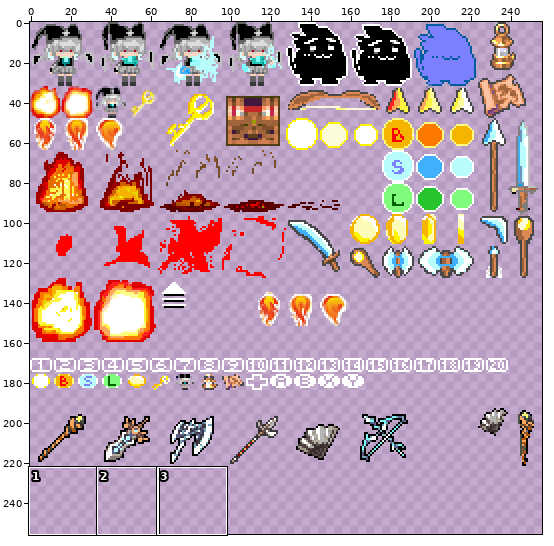
Sprite sheet, stored at content/asset/pict/cha.png. Above: a wide view before the commit, with the close-up outlined.
Close-up. Before the commit:
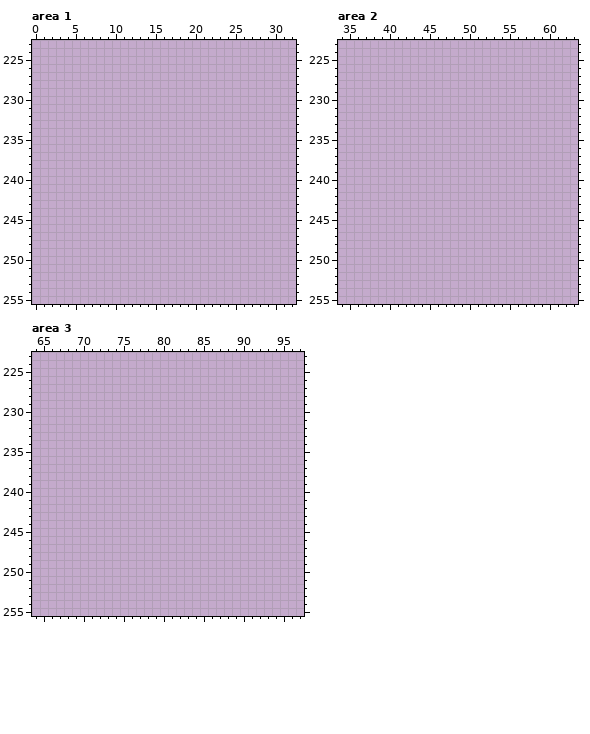
The file is 256x256 pixels. Pixels under 10% opacity are left out. Colours within 5 levels of each other are drawn and written as one. Shown: area 1: x 0..32, y 223..255; area 2: x 34..63, y 223..255; area 3: x 64..97, y 223..255. The commit also changed other parts of the picture, which this record leaves out.
Palette (. is transparent): 
And afterwards:
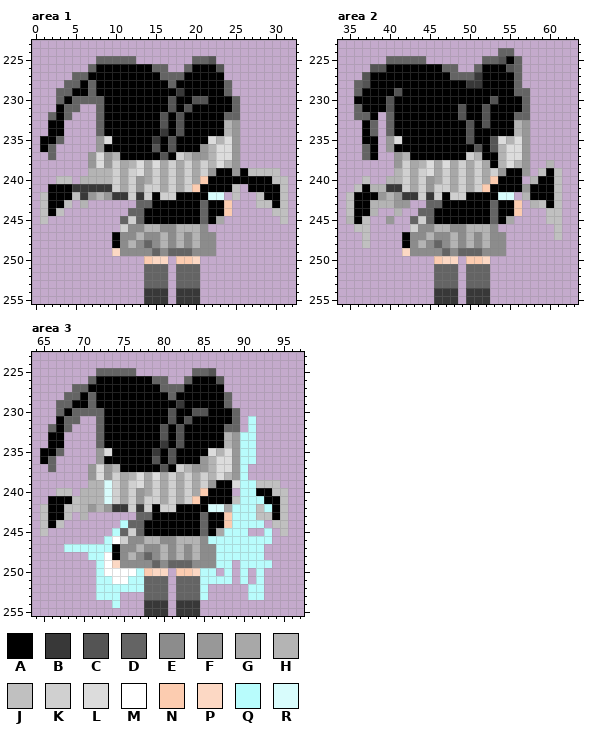
Colours new in this view: A #000000  B #383838  C #545454  D #646464  E #8c8c8c  F #989898  G #a8a8a8  H #b4b4b4  J #c0c0c0  K #d0d0d0  L #dcdcdc  M #ffffff  N #fcccb0  P #fcd8c4  Q #b8fcfc  R #d8fcfc
The exact change:
Changed rows in their new state; - is an unchanged pixel.
Area 1:
first column x 1:
225 -------DDDDD-------DDC---------
226 ------DAAAAAAADD--DAAAC--------
227 ----DDAAAAAAAAADDDAAAAA--------
228 ---DDADAAAAAAAAADAAAAAAD-------
229 --DDAADAAAAAAAAAABAAAAAD-------
230 --DADDDDAAAAAAAACAACCAAAD------
231 --ADD--DAAAAAAAACACAAAAAD------
232 -DAD---DAAAAAAACACAAAAADD------
233 -AA----DAAAAAAACACAAAAAHF------
234 -AA----DAAAAAAABACAAAAAHF------
235 AAD----FLAAAAABACAAAALHLF------
236 AD-----FAAAAAACACAAAFHLLF------
237 -D----FLFHAAAAACAKHFFHLLF------
238 ------FLFKGHLGLGKGKGKHLHF------
239 ------HHHKGKLGKGKGKGKFAAFAJJJJ-
240 --JJ-HHHHKGKFGKGKGKGNAAAAAAAAJJ
241 -AAABBBBBKGKFKKGKGKNAAAAJ-AAAAJ
242 JAAAJBFHFBBKBKAKKAAAARR-J--JAAJ
243 JAAJ-H------DDAAAAAADAAN---JJAJ
244 JAJ--------DDAAAAAAADAAN-----JJ
245 J---------DKDAAAAAAADAG-------J
246 ----------KEEHHEEHHHE----------
247 ---------AEEHEEHEHEHEE---------
248 ---------AEHEDEHEHEHEE---------
249 ---------PEEEEDEDDDEEE---------
250 -------------NPP-NNP-----------
251 -------------DDD-DDD-----------
252 -------------DDD-DDD-----------
253 -------------DDD-DDD-----------
254 -------------BBB-BBB-----------
255 -------------BBB-BBB-----------
Area 2:
first column x 35:
224 -------------------DD------
225 -----DDDDD-------DDCAD-----
226 ---CCAAAAAAADD--DAAACD-----
227 --CAAAAAAAAAADDDBAAAAD-----
228 -DCAAAAAAAAAAAABBAAAAD-----
229 -DAAAACAAAAAAAAAAAAAADD----
230 -AAAACAAAAAAAAAAAACAAAD----
231 -DAAACAAAAAAAACAACAAAAD----
232 -DDA-DAAAAAAAACAACAAADD----
233 --AD-DAAAAAAAAACACAAAHF----
234 --AD-DAAAAAAAAACAAAAAHF----
235 --AA-FLAAAAAAAACAACLHLF----
236 --DA-FAAAAAAAAAACACHLLF----
237 --DA--FHAAAAAAAKHAAHLLF----
238 ------FKGHLGLGKGKGAHLHF--H-
239 ------HKGKLGKGKGKGKFAAF-JAJ
240 --J--HHKGKFGKGKGKGNAAA-HAAJ
241 -JAHHBBKGKFKKGKGKNAAAAFAAAJ
242 JAAAFHFBBKBKAKKAAAARR-HAAAJ
243 JAAHHHFF--DDAAAAAADAAN-HJAJ
244 JAAH--H--DDAAAAAAADAAN---JJ
245 HAJ--F--DKDAAAAAAADAG----JJ
246 -JJ-----KEEHHEEHHHE-------J
247 --J----AEEHEEHEHEHEE------J
248 --J----AEHEDEHEHEHEE-------
249 -------PEEEEDEDDDEEE-------
250 -----------NPP-NNP---------
251 -----------DDD-DDD---------
252 -----------DDD-DDD---------
253 -----------DDD-DDD---------
254 -----------BBB-BBB---------
255 -----------BBB-BBB---------
Area 3:
first column x 65:
225 -------DDDDD-------DDC---------
226 ------DAAAAAAADD--DAAAC--------
227 ----DDAAAAAAAAADDDAAAAA--------
228 ---DDADAAAAAAAAADAAAAAAD-------
229 --DDAADAAAAAAAAAABAAAAAD-------
230 --DADDDDAAAAAAAACAACCAAAD------
231 --ADD--DAAAAAAAACACAAAAAD-Q----
232 -DAD---DAAAAAAACACAAAAADD-Q----
233 -AA----DAAAAAAACACAAAAAHFQQ----
234 -AA----DAAAAAAABACAAAAAHFQQ----
235 AAD----FLAAAAABACAAAALHLFQQ----
236 AD-----FAAAAAACACAAAFHLLFQQ----
237 -D----FLFHAAAAACAKHFFHLLFQ-----
238 ------FLFKGHLGLGKGKGKHLHFQ-----
239 ------HHRKGKLGKGKGKGKFAALQQJJJ-
240 --JJ-HHHRKGKFGKGKGKGNAAA-QQAAJJ
241 -AAAJHHHRKGKFKKGKGKNAAAAJQQQAAJ
242 JAAJJHFHFBBKBKAKKAAAARRGQQQJQAJ
243 JAAJ-H------DDAAAAAADAANQQQJJAJ
244 JAJ-------QDDAAAAAAADAANQQQQ-JJ
245 J--------QDKDAAAAAAADAGQQQ--Q-J
246 --------QMKEEHHEEHHHEQQQQQQQQ--
247 ---QQQQQQAEEHEEHEHEHEEQQQQQQ---
248 ------QQMAEHEDEHEHEHEEQQQQQQ---
249 -------QMPEEEEDEDDDEEEQQ-QQQQ--
250 -------QMMMMQNPP-NNPQQ-Q-Q-Q---
251 -------QQMMQQDDD-DDDQQQQ-Q-Q---
252 -------QQQQQQDDD-DDDQ-----QQ---
253 -------QQQ---DDD-DDDQ-----QQ---
254 ---------Q---BBB-BBB-----------
255 -------------BBB-BBB-----------
Changed places in both close-ups, as pixel boxes (x1, y1, x2, y2):
added: (40, 56, 288, 304)
added: (346, 48, 562, 304)
added: (40, 368, 288, 616)
